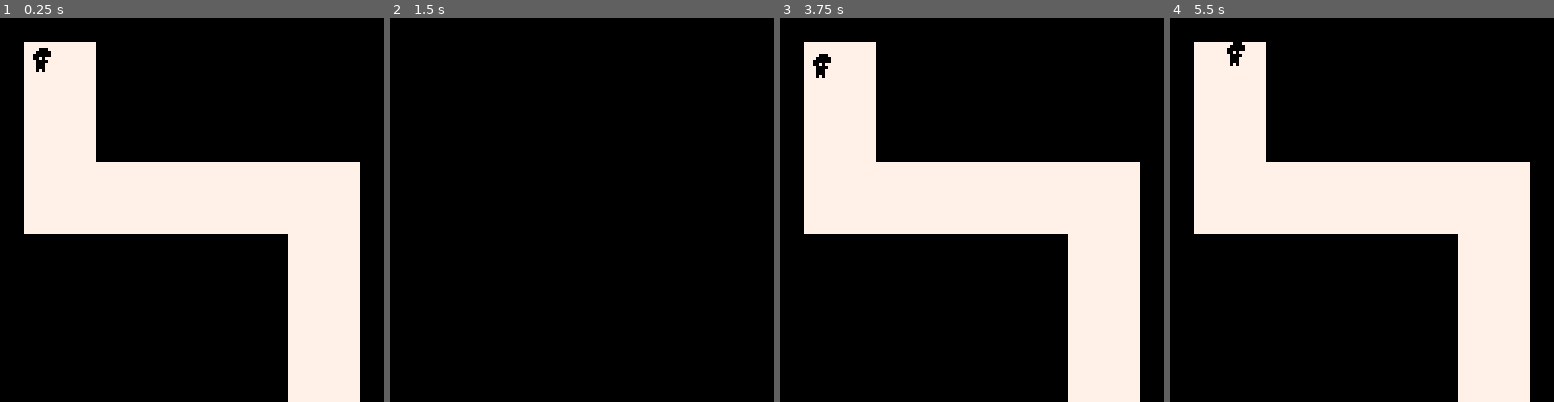
Above: before the commit, frames 1-4 (left to right).
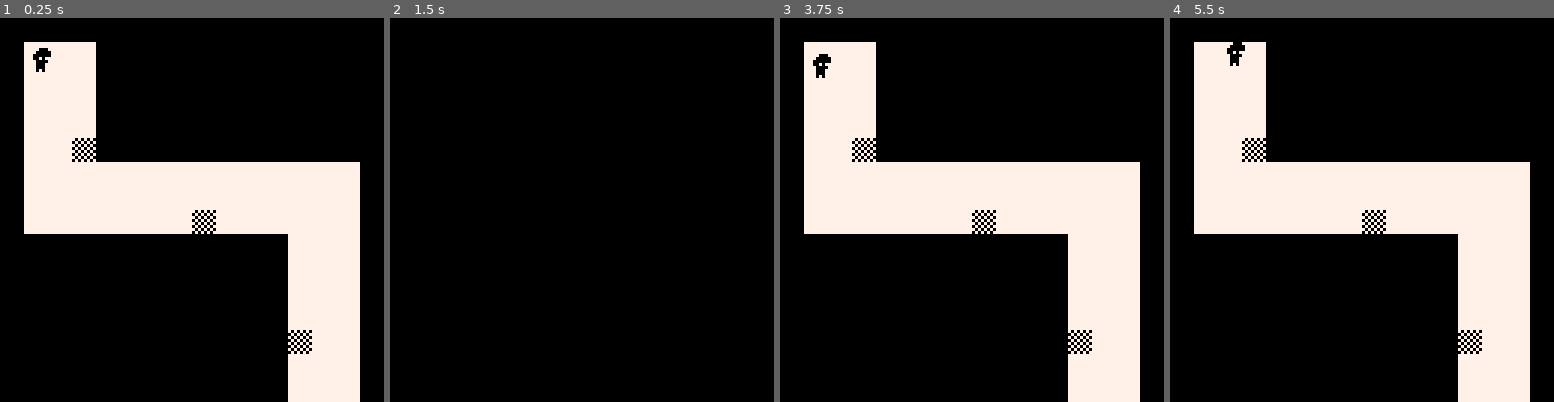
Above: after the commit, the same moments.

Repository: marco-vidali/darkhold
Game: PICO-8 cartridge darkhold.p8
Same seed, same stepped clock (60 frames per second), same inputs: the game is played once before the commit and once after it.
Inputs:
- Up to frame 1 (0.25 s): no input
- Up to frame 2 (1.5 s): tap O (Z key) at 0.7 s
- Up to frame 3 (3.75 s): hold Right 1.6-2.1 s; tap O (Z key) every 0.4 s from 1.7 to 3.7 s; hold Up 2.15-2.42 s; hold Right 2.47-3.03 s; hold Left 3.08-3.58 s; hold Down from 3.63 s (still down)
- Up to frame 4 (5.5 s): release Down at 3.97 s; hold Right 4.02-4.68 s; tap O (Z key) every 0.4 s from 4.1 to 5.3 s; hold Up 4.73-5.03 s; hold Left from 5.08 s (still down)

The runs differ from the first frame. In frame 1, 0.6% of the frame differs, in the area x 18-82%, y 31-88%; in frame 2, nothing differs; in frame 3, 0.6%; in frame 4, 0.6%.

Commit message:
Implement death

Diff:
--- a/darkhold.p8
+++ b/darkhold.p8
@@ -6,16 +6,16 @@
 #include scripts/light.lua
 #include scripts/player.lua
 __gfx__
-00000000bbb000bb0000000077777777000000000000000000000000000000000000000000000000000000000000000000000000000000000000000000000000
-00000000bb00000b0000000077777777000000000000000000000000000000000000000000000000000000000000000000000000000000000000000000000000
-00700700b000000b0000000077777777000000000000000000000000000000000000000000000000000000000000000000000000000000000000000000000000
-00077000b00707bb0000000077777777000000000000000000000000000000000000000000000000000000000000000000000000000000000000000000000000
-00077000bb0000bb0000000077777777000000000000000000000000000000000000000000000000000000000000000000000000000000000000000000000000
-00700700bb000bbb0000000077777777000000000000000000000000000000000000000000000000000000000000000000000000000000000000000000000000
-00000000bb000bbb0000000077777777000000000000000000000000000000000000000000000000000000000000000000000000000000000000000000000000
-00000000bb0b0bbb0000000077777777000000000000000000000000000000000000000000000000000000000000000000000000000000000000000000000000
+00000000bbb000bb0000000077777777707070700000000000000000000000000000000000000000000000000000000000000000000000000000000000000000
+00000000bb00000b0000000077777777070707070000000000000000000000000000000000000000000000000000000000000000000000000000000000000000
+00700700b000000b0000000077777777707070700000000000000000000000000000000000000000000000000000000000000000000000000000000000000000
+00077000b00707bb0000000077777777070707070000000000000000000000000000000000000000000000000000000000000000000000000000000000000000
+00077000bb0000bb0000000077777777707070700000000000000000000000000000000000000000000000000000000000000000000000000000000000000000
+00700700bb000bbb0000000077777777070707070000000000000000000000000000000000000000000000000000000000000000000000000000000000000000
+00000000bb000bbb0000000077777777707070700000000000000000000000000000000000000000000000000000000000000000000000000000000000000000
+00000000bb0b0bbb0000000077777777070707070000000000000000000000000000000000000000000000000000000000000000000000000000000000000000
 __gff__
-0000010000000000000000000000000000000000000000000000000000000000000000000000000000000000000000000000000000000000000000000000000000000000000000000000000000000000000000000000000000000000000000000000000000000000000000000000000000000000000000000000000000000000
+0000010002000000000000000000000000000000000000000000000000000000000000000000000000000000000000000000000000000000000000000000000000000000000000000000000000000000000000000000000000000000000000000000000000000000000000000000000000000000000000000000000000000000
 0000000000000000000000000000000000000000000000000000000000000000000000000000000000000000000000000000000000000000000000000000000000000000000000000000000000000000000000000000000000000000000000000000000000000000000000000000000000000000000000000000000000000000
 __map__
 0202020202020202020202020202020200000000000000000000000000000000000000000000000000000000000000000000000000000000000000000000000000000000000000000000000000000000000000000000000000000000000000000000000000000000000000000000000000000000000000000000000000000000
@@ -23,14 +23,14 @@
 0203030302020202020202020202020200000000000000000000000000000000000000000000000000000000000000000000000000000000000000000000000000000000000000000000000000000000000000000000000000000000000000000000000000000000000000000000000000000000000000000000000000000000
 0203030302020202020202020202020200000000000000000000000000000000000000000000000000000000000000000000000000000000000000000000000000000000000000000000000000000000000000000000000000000000000000000000000000000000000000000000000000000000000000000000000000000000
 0203030302020202020202020202020200000000000000000000000000000000000000000000000000000000000000000000000000000000000000000000000000000000000000000000000000000000000000000000000000000000000000000000000000000000000000000000000000000000000000000000000000000000
-0203030302020202020202020202020200000000000000000000000000000000000000000000000000000000000000000000000000000000000000000000000000000000000000000000000000000000000000000000000000000000000000000000000000000000000000000000000000000000000000000000000000000000
+0203030402020202020202020202020200000000000000000000000000000000000000000000000000000000000000000000000000000000000000000000000000000000000000000000000000000000000000000000000000000000000000000000000000000000000000000000000000000000000000000000000000000000
 0203030303030303030303030303030200000000000000000000000000000000000000000000000000000000000000000000000000000000000000000000000000000000000000000000000000000000000000000000000000000000000000000000000000000000000000000000000000000000000000000000000000000000
 0203030303030303030303030303030200000000000000000000000000000000000000000000000000000000000000000000000000000000000000000000000000000000000000000000000000000000000000000000000000000000000000000000000000000000000000000000000000000000000000000000000000000000
-0203030303030303030303030303030200000000000000000000000000000000000000000000000000000000000000000000000000000000000000000000000000000000000000000000000000000000000000000000000000000000000000000000000000000000000000000000000000000000000000000000000000000000
+0203030303030303040303030303030200000000000000000000000000000000000000000000000000000000000000000000000000000000000000000000000000000000000000000000000000000000000000000000000000000000000000000000000000000000000000000000000000000000000000000000000000000000
 0202020202020202020202020303030200000000000000000000000000000000000000000000000000000000000000000000000000000000000000000000000000000000000000000000000000000000000000000000000000000000000000000000000000000000000000000000000000000000000000000000000000000000
 0202020202020202020202020303030200000000000000000000000000000000000000000000000000000000000000000000000000000000000000000000000000000000000000000000000000000000000000000000000000000000000000000000000000000000000000000000000000000000000000000000000000000000
 0202020202020202020202020303030200000000000000000000000000000000000000000000000000000000000000000000000000000000000000000000000000000000000000000000000000000000000000000000000000000000000000000000000000000000000000000000000000000000000000000000000000000000
 0202020202020202020202020303030200000000000000000000000000000000000000000000000000000000000000000000000000000000000000000000000000000000000000000000000000000000000000000000000000000000000000000000000000000000000000000000000000000000000000000000000000000000
+0202020202020202020202020403030200000000000000000000000000000000000000000000000000000000000000000000000000000000000000000000000000000000000000000000000000000000000000000000000000000000000000000000000000000000000000000000000000000000000000000000000000000000
 0202020202020202020202020303030200000000000000000000000000000000000000000000000000000000000000000000000000000000000000000000000000000000000000000000000000000000000000000000000000000000000000000000000000000000000000000000000000000000000000000000000000000000
 0202020202020202020202020303030200000000000000000000000000000000000000000000000000000000000000000000000000000000000000000000000000000000000000000000000000000000000000000000000000000000000000000000000000000000000000000000000000000000000000000000000000000000
-0202020202020202020202020303030200000000000000000000000000000000000000000000000000000000000000000000000000000000000000000000000000000000000000000000000000000000000000000000000000000000000000000000000000000000000000000000000000000000000000000000000000000000
--- a/scripts/player.lua
+++ b/scripts/player.lua
@@ -6,6 +6,15 @@
 end
 
 function update_player()
+    move()
+    die()
+end
+
+function draw_player()
+    spr(1, player.x, player.y)
+end
+
+function move()
     if light.on then return end
 
     local new_x = player.x
@@ -16,23 +25,26 @@
     if btn(2) then new_y -= 1 end
     if btn(3) then new_y += 1 end
 
-    if not solid_at(new_x, player.y) then
+    if not colliding_with_flag(new_x, player.y, 0) then
         player.x = new_x
     end
 
-    if not solid_at(player.x, new_y) then
+    if not colliding_with_flag(player.x, new_y, 0) then
         player.y = new_y
     end
 end
 
-function draw_player()
-    spr(1, player.x, player.y)
+function die()
+    if colliding_with_flag(player.x, player.y, 1) then
+        -- dead
+    end
 end
 
-function solid_at(x, y)
+function colliding_with_flag(x, y, flag)
+    local w = 6
+    local h = 8
+
     x += 1
-    w = 6
-    h = 8
 
     for i = 0, w - 1 do
         for j = 0, h - 1 do
@@ -40,7 +52,7 @@
             local tile_y = flr((y + j) / 8)
             local tile = mget(tile_x, tile_y)
 
-            if fget(tile, 0) then
+            if fget(tile, flag) then
                 return true
             end
         end
